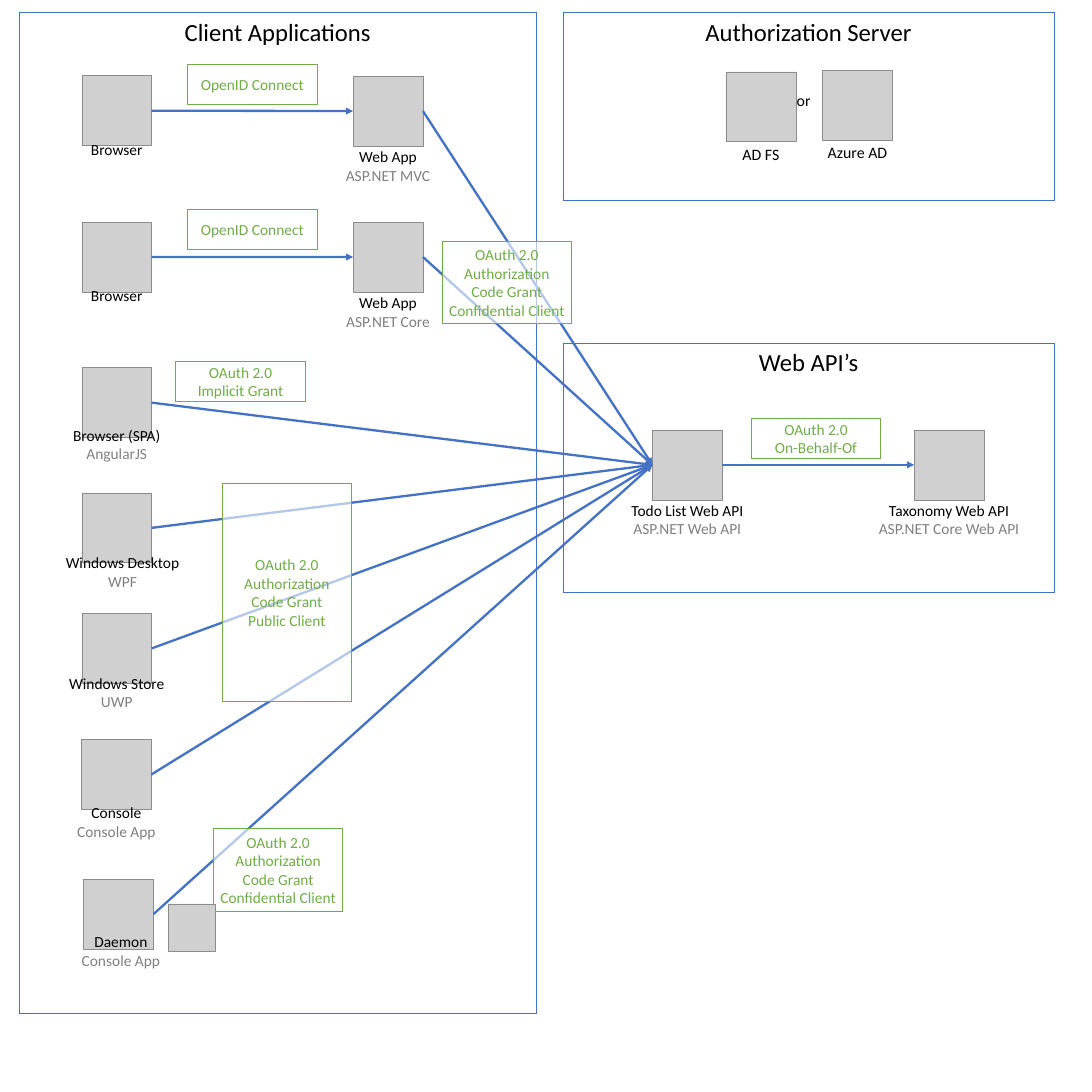
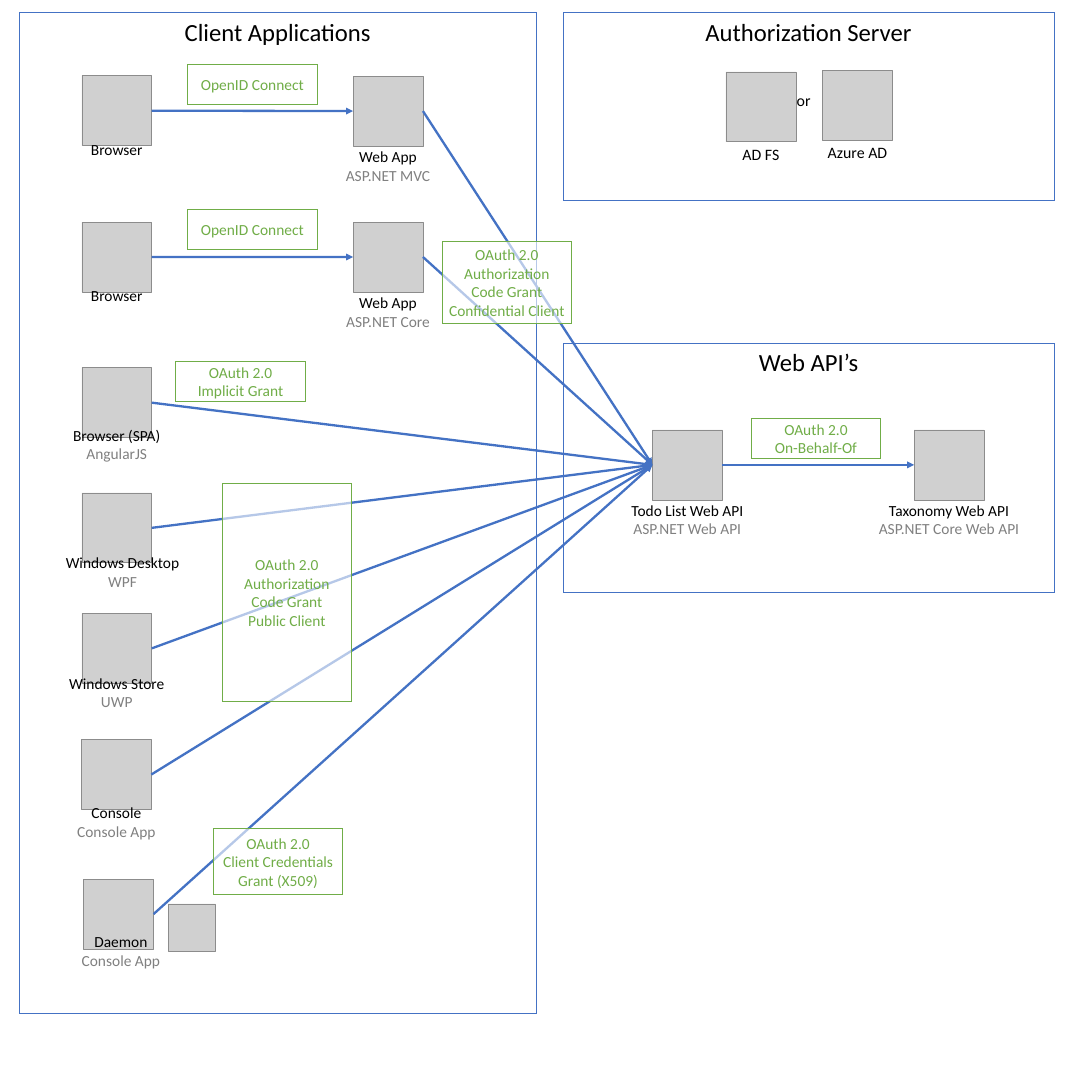
Before and after one commit to jelledruyts/IdentitySamples, a slide deck: slide 1 of Documentation/IdentitySamples.pptx. Drawn at 1092x1092 pixels with LibreOffice and Linux fonts; fonts in the diff are those of the drawing; grey boxes stand for pictures. Boxes give left, top, right and bottom in pixels: in the first picture for what was removed or moved away, otherwise in the second. Text is boxed around its words. In the diff, an @@ line names an element or a change of style, - is before the commit and + after.

Commit message:
Fixed documentation issue with daemon grant type

```diff
--- a/Documentation/IdentitySamples.pptx
+++ b/Documentation/IdentitySamples.pptx
@@ rectangle "OAuth 2.0 Client Credentials Grant ...": place and size @@
-rectangle "OAuth 2.0 Client Credentials Grant ..." at box(214, 829, 343, 911)
+rectangle "OAuth 2.0 Client Credentials Grant ..." at box(214, 829, 343, 895)
@@ text in rectangle at box(223, 838, 333, 888): text changed @@
-OAuth 2.0
-Authorization Code Grant
-Confidential Client
+OAuth 2.0
+Client Credentials Grant (X509)
```
Also in this commit, not shown: 1 other file.
